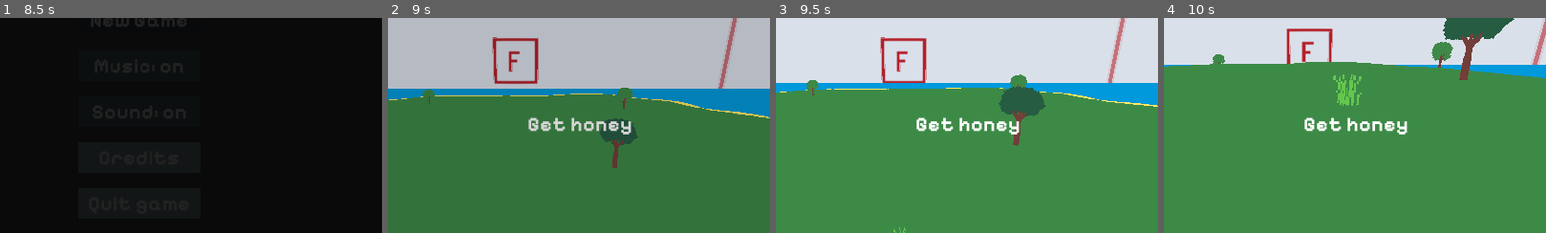
Above: before the commit, frames 1-4 (left to right).
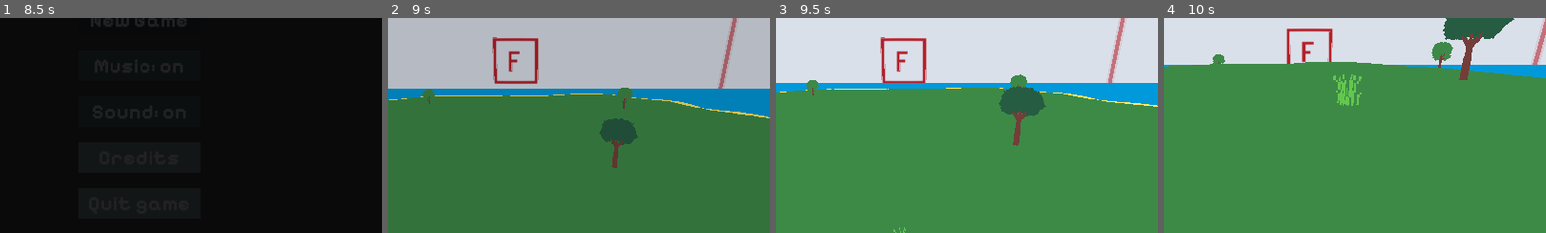
Above: after the commit, the same moments.

Repository: dzejpi/natura
Game: Godot game, scene res://scenes/game_scenes/SplashScene.tscn
Two runs of this game, one before a commit and one after it. Both use one fixed random seed, a clock stepped at 60 frames per second and the inputs below.
Inputs (mouse positions are % of the whole screen's width and height, from its top left):
- Up to frame 1 (8.5 s): move the mouse to (72, 45) at 0.52 s; hold D (move_right) 0.53-1.28 s; tap E (dialog_end) at 0.6, 3.6, 6.6 s; click (72, 45) at 0.67 s; tap Space (move_jump) at 0.77, 1.52, 3.02, 3.77, 4.52, 5, 6.02, 6.77, 7.52 s; move the mouse to (30, 55) at 1.27 s; hold S (move_down) 1.28-2.03 s; click (30, 55) at 1.35 s; tap Enter at 2, 5.75 s; move the mouse to (60, 28) at 2.02 s; hold D (move_right) 2.03-2.78 s; hold Ctrl (move_crouch) 2.03-2.78 s; move the mouse to (45, 70) at 2.77 s; hold W (move_up) 2.78-3.53 s; tap Shift (move_sprint) at 2.85, 5.85 s; click (45, 70) at 2.92 s; move the mouse to (80, 65) at 3.52 s; hold A (move_left) 3.53-5.03 s; move the mouse to (20, 35) at 4.27 s; click (20, 35) at 4.35 s; move the mouse to (55, 50) at 5.02 s; hold S (move_down) 5.03-5.78 s; hold Ctrl (move_crouch) 5.03-5.78 s; click (55, 50) at 5.17 s; move the mouse to (35, 25) at 5.77 s; hold D (move_right) 5.78-6.53 s; move the mouse to (72, 45) at 6.52 s; hold W (move_up) 6.53-7.28 s; move the mouse to (30, 55) at 7.27 s; hold D (move_right) 7.28-8 s; click (30, 55) at 7.35 s; click "New Game" at 8 s
- Up to frame 2 (9 s): move the mouse to (52, 48) at 8.77 s; hold W (move_up) from 8.78 s (still down); hold Ctrl (move_crouch) from 8.78 s (still down)
- Up to frame 3 (9.5 s): keep holding W (move_up); keep holding Ctrl (move_crouch)
- Up to frame 4 (10 s): move the mouse to (49, 52) at 9.52 s; release W (move_up) at 9.53 s; release Ctrl (move_crouch) at 9.53 s; hold A (move_left) from 9.53 s (still down); tap Shift (move_sprint) at 9.6 s; tap Space (move_jump) at 9.77 s
The pictures show only the part of the screen within x 32-82%, y 28-78%; the shares and areas given below are measured in that part.

Frame 1 is identical in both runs. In frame 2, 0.9% of the frame differs, in the area x 36-64%, y 46-55%; in frame 3, 0.9%; in frame 4, 0.9%.

Commit message:
Bee is now waiting for a while before collecting pollen or adding honey into the beehive.

Diff:
--- a/scenes/player/PlayerScene.tscn
+++ b/scenes/player/PlayerScene.tscn
@@ -147,7 +147,6 @@
 margin_right = 212.0
 margin_bottom = 51.0
 custom_fonts/font = SubResource( 7 )
-text = "Get honey"
 
 [node name="Tooltip" parent="UI/PlayerUI" instance=ExtResource( 6 )]
 
--- a/scripts/game_objects/BeeScene.gd
+++ b/scripts/game_objects/BeeScene.gd
@@ -12,6 +12,9 @@
 var bee_speed = 10
 var rotation_speed = 100.0
 var current_rotation = null
+
+var bee_countdown_value = 2.0
+var bee_countdown = bee_countdown_value
 
 
 func _ready():
@@ -60,15 +63,20 @@
 		#print("My rotation is: " + String(rotation_degrees))
 		var direction = current_target.global_transform.origin - global_transform.origin
 
-		look_at(current_target.global_transform.origin, Vector3(0, 1, 0))
-		translate(Vector3(0, 0, -bee_speed * delta))
+		# Move the bee
+		if direction.length() < 0.2:
+			if bee_countdown > 0:
+				bee_countdown -= 1 * delta
+			else:
+				bee_countdown = bee_countdown_value
 
-		# Move the bee
-		if direction.length() < 1:
-			if current_target:
-				current_target.pollen_left -= 1
-				is_carrying_honey = true
-				is_closest_flower_found = false
+				if current_target:
+					current_target.pollen_left -= 1
+					is_carrying_honey = true
+					is_closest_flower_found = false
+		else:
+			look_at(current_target.global_transform.origin, Vector3(0, 1, 0))
+			translate(Vector3(0, 0, -bee_speed * delta))
 
 
 func fly_towards_beehive(delta):
@@ -80,12 +88,16 @@
 		#print("My rotation is: " + String(rotation_degrees))
 		var direction = current_target.global_transform.origin - global_transform.origin
 
-		look_at(current_target.global_transform.origin, Vector3(0, 1, 0))
-		translate(Vector3(0, 0, -bee_speed * delta))
-
 		# Move the bee
-		if direction.length() < 1:
-			if current_target:
-				current_target.honey_grams += 1
-				is_carrying_honey = false
-				is_closest_beehive_found = false
+		if direction.length() < 0.1:
+			if bee_countdown > 0:
+				bee_countdown -= 1 * delta
+			else:
+				bee_countdown = bee_countdown_value
+				if current_target:
+					current_target.honey_grams += 1
+					is_carrying_honey = false
+					is_closest_beehive_found = false
+		else:
+			look_at(current_target.global_transform.origin, Vector3(0, 1, 0))
+			translate(Vector3(0, 0, -bee_speed * delta))
